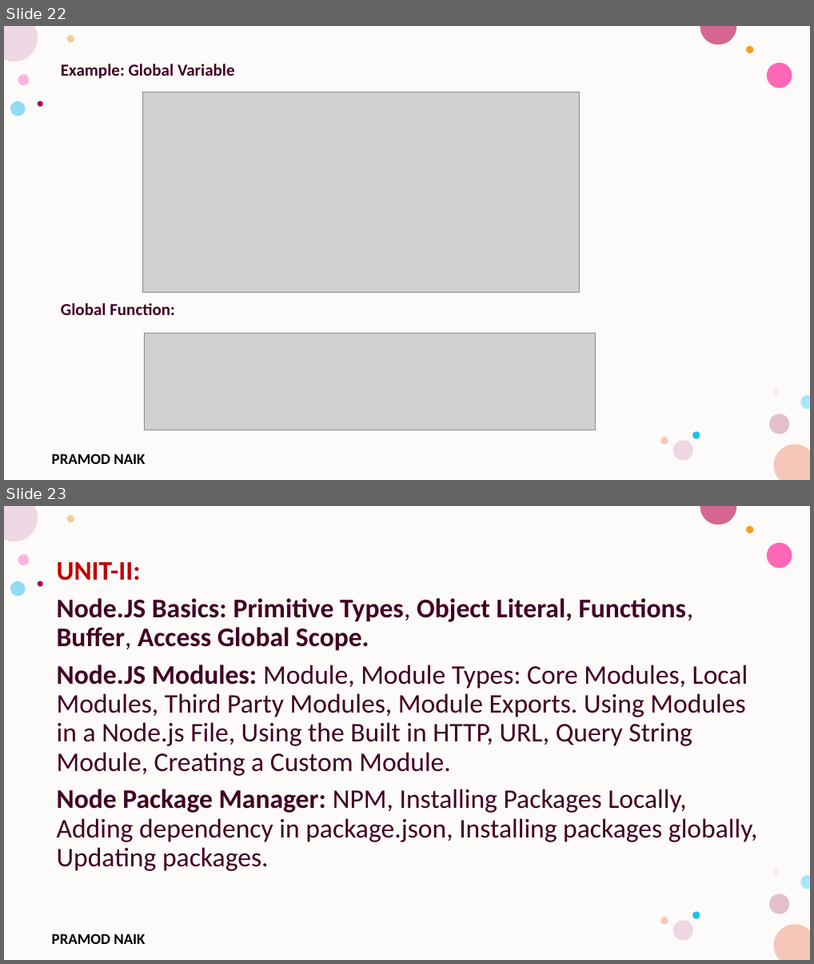
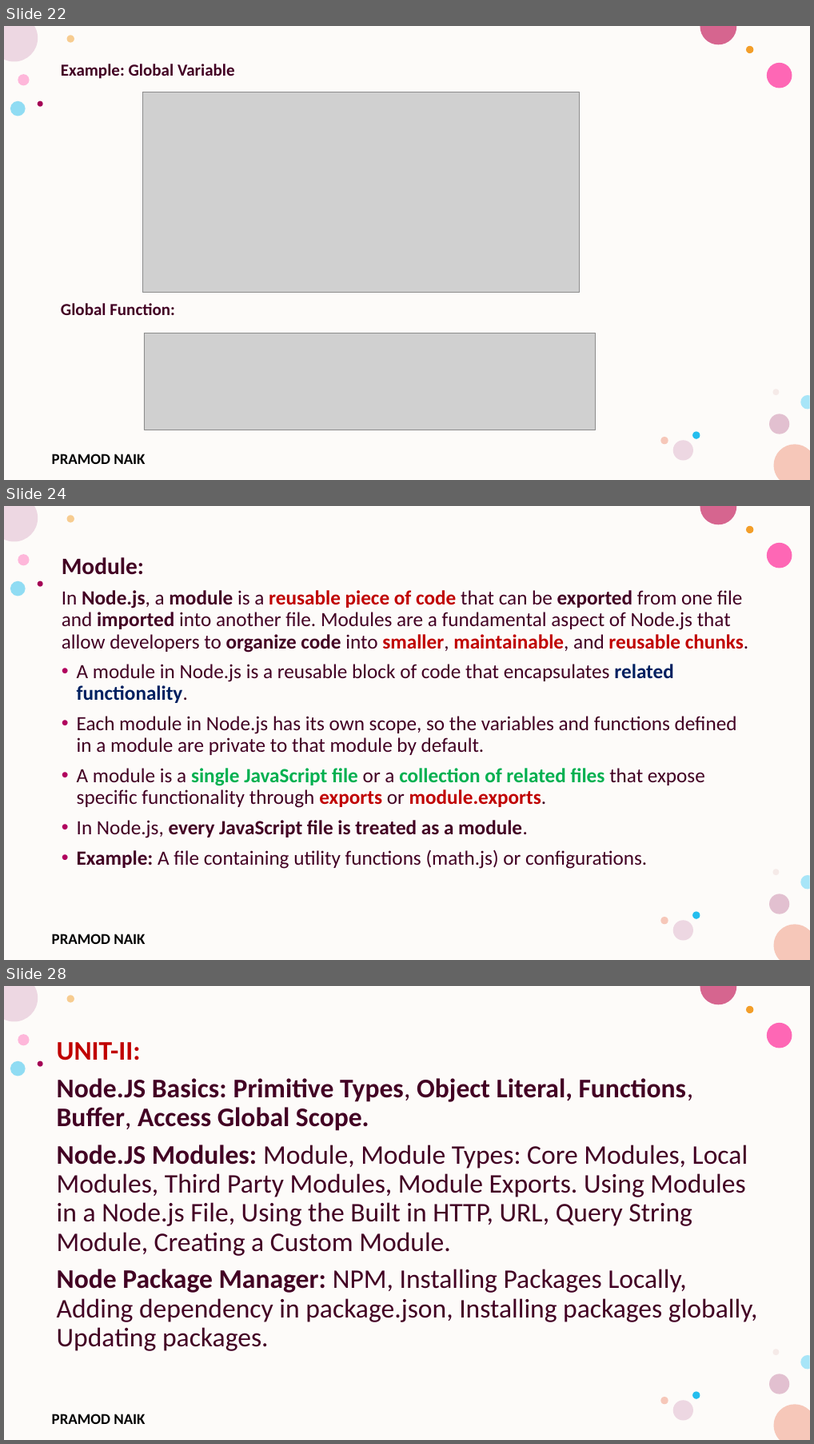
Before and after one commit to PRAMOD-VISHNU-NAIK/MCA-3rd-Sem-Srinivas-College, a slide deck: Theory CLass Notes/Unit-2.pptx. Shown one above the other, each under a label of ours: slides 22 and 23 before the commit, slides 22, 24 and 28 after it; the slides between them are not shown. The pictures are 814x964 and 814x1444 pixels, drawn with LibreOffice and Linux fonts; fonts in the diff are those of the drawing; grey boxes stand for pictures; background and template pictures are left out. Boxes give left, top, right and bottom in pixels: in the first picture for what was removed or moved away, otherwise in the second. Text is boxed around its words. In the diff, an @@ line names an element or a change of style, - is before the commit and + after.

Commit message:
Node.js Modules

```diff
--- a/Theory CLass Notes/Unit-2.pptx
+++ b/Theory CLass Notes/Unit-2.pptx
@@ slide 24 added at (4, 506, 810, 960), background #FFFFFF; not listed: 17 template elements that a slide beside it also shows @@
@@ text added at (62, 557, 749, 868), 24 pt, text #420023 @@
+Module:
+In Node.js, a module is a reusable piece of code that can be exported from one file and imported into another file. Modules are a fundamental aspect of Node.js that allow developers to organize code into smaller, maintainable, and reusable chunks.
+• A module in Node.js is a reusable block of code that encapsulates related functionality.
+• Each module in Node.js has its own scope, so the variables and functions defined in a module are private to that module by default.
+• A module is a single JavaScript file or a collection of related files that expose specific functionality through exports or module.exports.
+• In Node.js, every JavaScript file is treated as a module.
+• Example: A file containing utility functions (math.js) or configurations.
@@ what was slide 23 is now slide 28 @@
```
Also in this commit, not shown: 3 other slides added, 4 slides removed, 1 other file.
